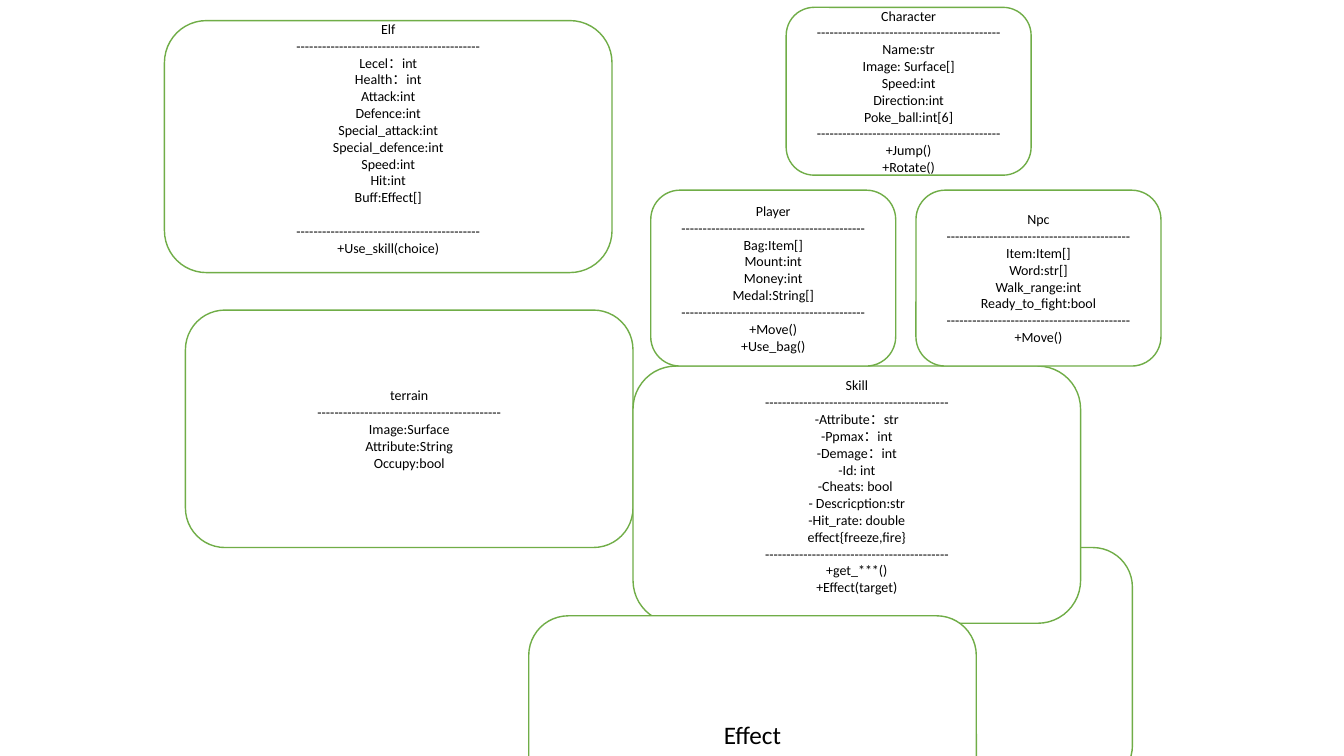
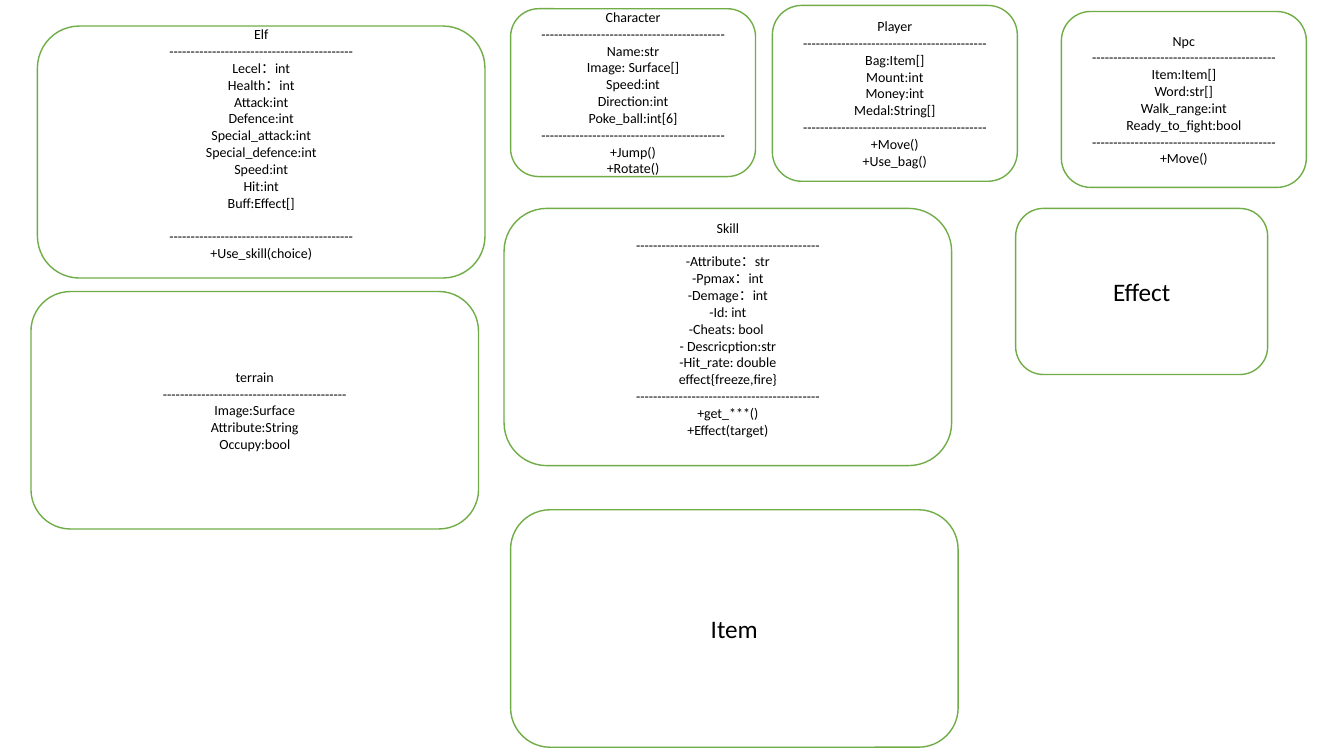
Before and after one commit to PokeMon-Jc-Y/pokemon, a slide deck: slide 1 of pokemon/新建 PPT Presentation.ppt. Drawn at 1344x756 pixels with LibreOffice and Linux fonts; fonts in the diff are those of the drawing. Boxes give left, top, right and bottom in pixels: in the first picture for what was removed or moved away, otherwise in the second. Text is boxed around its words. In the diff, an @@ line names an element or a change of style, - is before the commit and + after.

```diff
--- a/pokemon/新建 PPT Presentation.ppt
+++ b/pokemon/新建 PPT Presentation.ppt
@@ rounded rectangle "Elf": place and size @@
-rounded rectangle "Elf" at (164, 20, 612, 272)
+rounded rectangle "Elf" at (37, 26, 485, 278)
@@ rounded rectangle "Character": place and size @@
-rounded rectangle "Character" at (786, 7, 1031, 174)
+rounded rectangle "Character" at (511, 9, 756, 176)
@@ rounded rectangle "Player": place and size @@
-rounded rectangle "Player" at (651, 190, 896, 366)
+rounded rectangle "Player" at (772, 5, 1017, 180)
@@ rounded rectangle "Npc": place and size @@
-rounded rectangle "Npc" at (916, 190, 1161, 366)
+rounded rectangle "Npc" at (1061, 11, 1306, 186)
@@ rounded rectangle "Skill": place and size @@
-rounded rectangle "Skill" at (633, 366, 1080, 623)
+rounded rectangle "Skill" at (504, 209, 951, 465)
@@ rounded rectangle "Effect": place and size @@
-rounded rectangle "Effect" at (529, 616, 976, 756)
+rounded rectangle "Effect" at (1016, 209, 1267, 375)
@@ rounded rectangle "terrain": place and size @@
-rounded rectangle "terrain" at (185, 310, 633, 548)
+rounded rectangle "terrain" at (31, 291, 479, 529)
@@ rounded rectangle added at (511, 510, 958, 748), fill #FFFFFF, outline #70AD47 0.99 pt, 18 pt, text #000000 @@
+Item
@@ rounded rectangle removed at (685, 547, 1132, 756) @@
```
Also in this commit, not shown: 3 other files.
